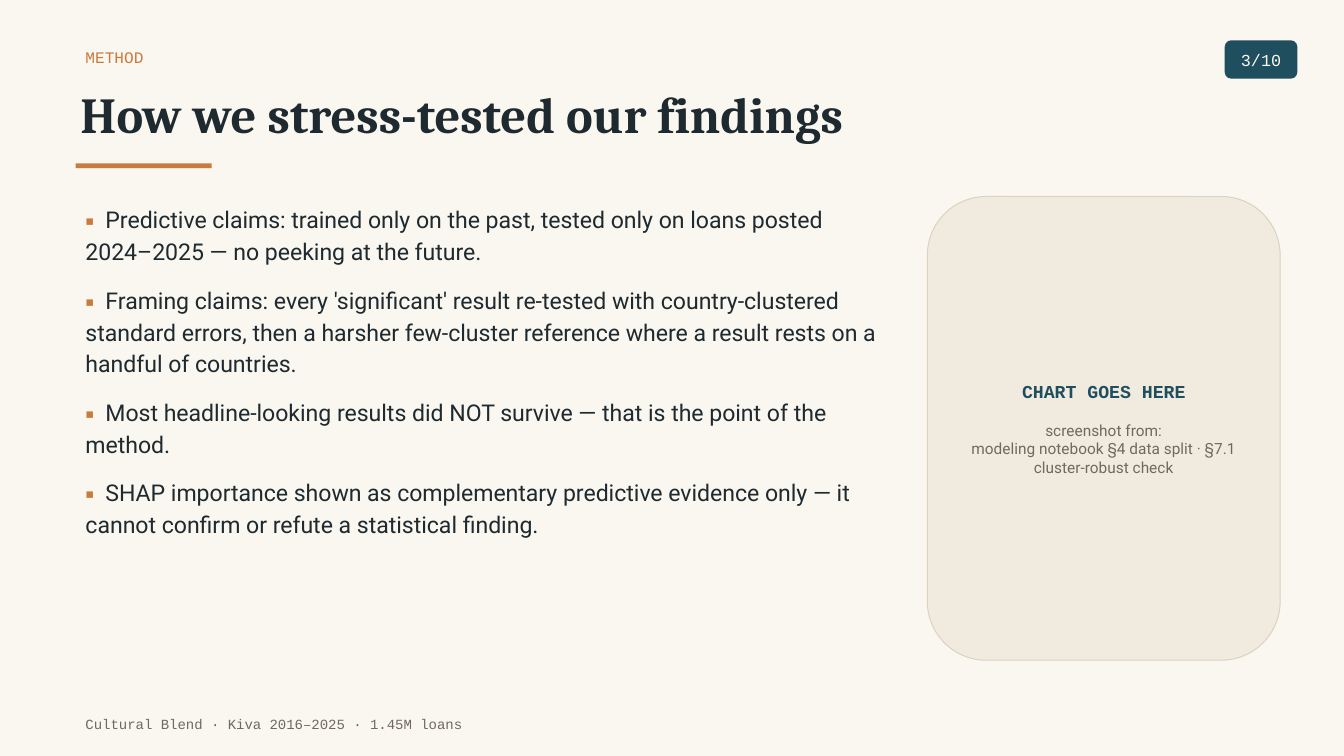
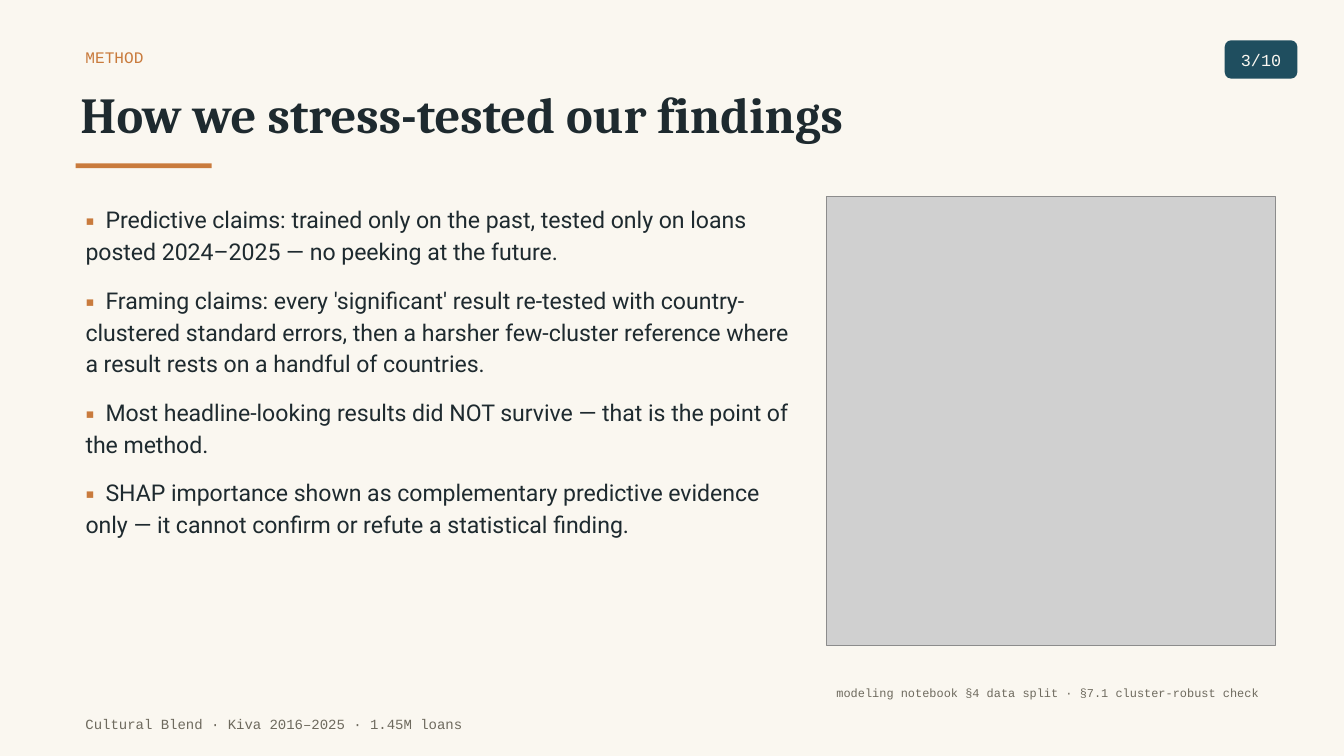
Before and after one commit to tuannm3812/unsw-ma-hackathon-2026, a slide deck: slide 3 of docs/presentation/slides_draft.pptx. Drawn at 1344x756 pixels with LibreOffice and Linux fonts; fonts in the diff are those of the drawing; grey boxes stand for pictures. Boxes give left, top, right and bottom in pixels: in the first picture for what was removed or moved away, otherwise in the second. Text is boxed around its words. In the diff, an @@ line names an element or a change of style, - is before the commit and + after.

```diff
--- a/docs/presentation/slides_draft.pptx
+++ b/docs/presentation/slides_draft.pptx
@@ text "▪ Predictive claims: trained only ..." rewrapped from [85, 210, 876, 538] to [86, 210, 788, 538] @@
@@ picture added at [827, 197, 1275, 646] @@
@@ rounded rectangle removed at [928, 197, 1280, 660] @@
-CHART GOES HERE
-screenshot from:
-modeling notebook §4 data split · §7.1 cluster-robust check
@@ text added at [836, 688, 1259, 700], 8.5 pt, text #6E6A5E @@
+modeling notebook §4 data split · §7.1 cluster-robust check
```
Also in this commit, not shown: 4 other slides changed, 7 other files.
